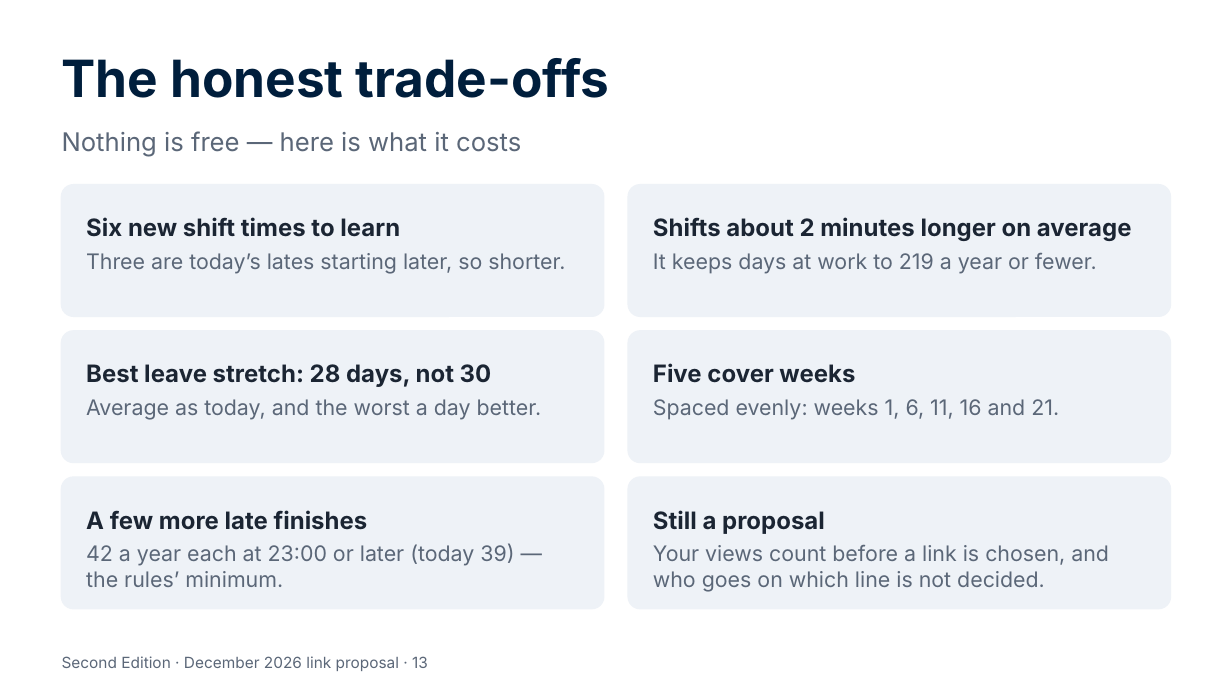
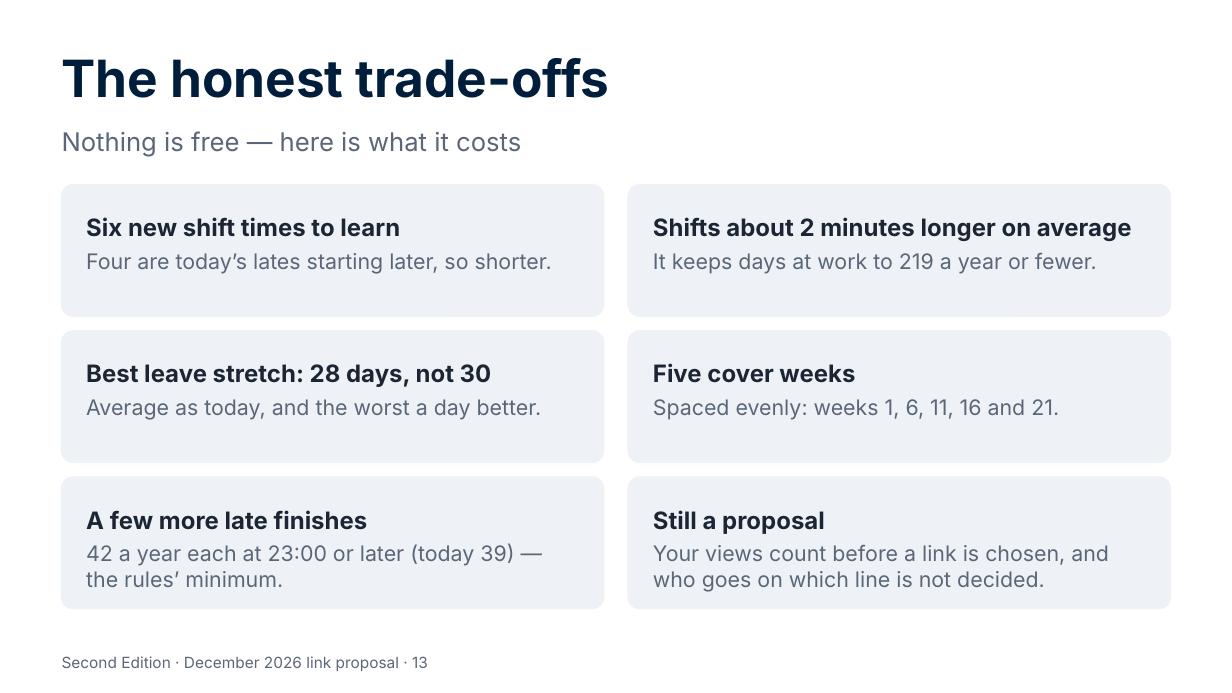
Before and after one commit to Garethdavidmiller/roster-app, a slide deck: slide 13 of docs/links-26/presentations/Second-Edition-for-colleagues.pptx. Drawn at 1232x693 pixels with LibreOffice and Linux fonts; fonts in the diff are those of the drawing. Boxes give left, top, right and bottom in pixels: in the first picture for what was removed or moved away, otherwise in the second. Text is boxed around its words. In the diff, an @@ line names an element or a change of style, - is before the commit and + after.

```diff
--- a/docs/links-26/presentations/Second-Edition-for-colleagues.pptx
+++ b/docs/links-26/presentations/Second-Edition-for-colleagues.pptx
@@ text at (86, 253, 552, 274): text changed @@
-Three are today’s lates starting later, so shorter.
+Four are today’s lates starting later, so shorter.
```
Also in this commit, not shown: 19 other files.
